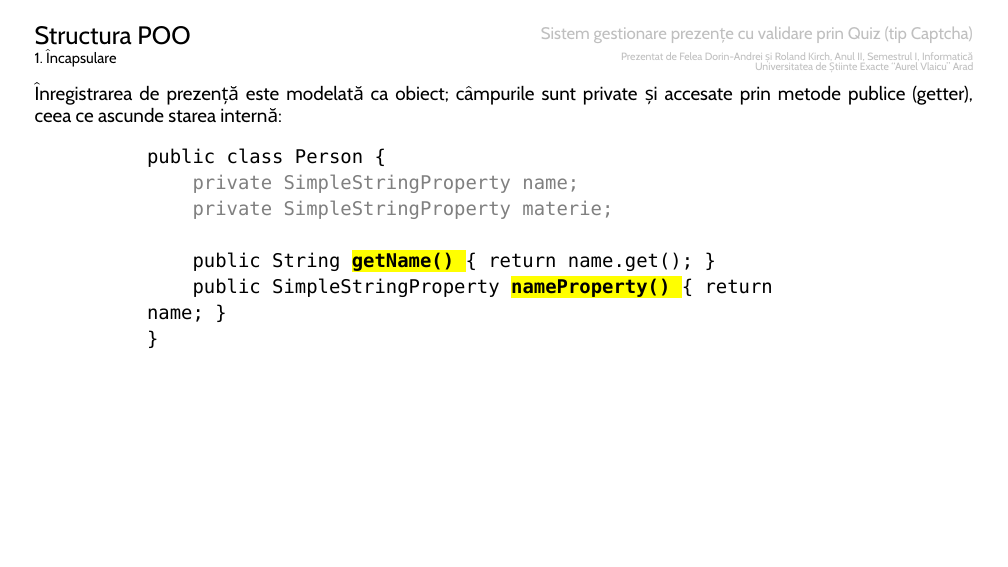
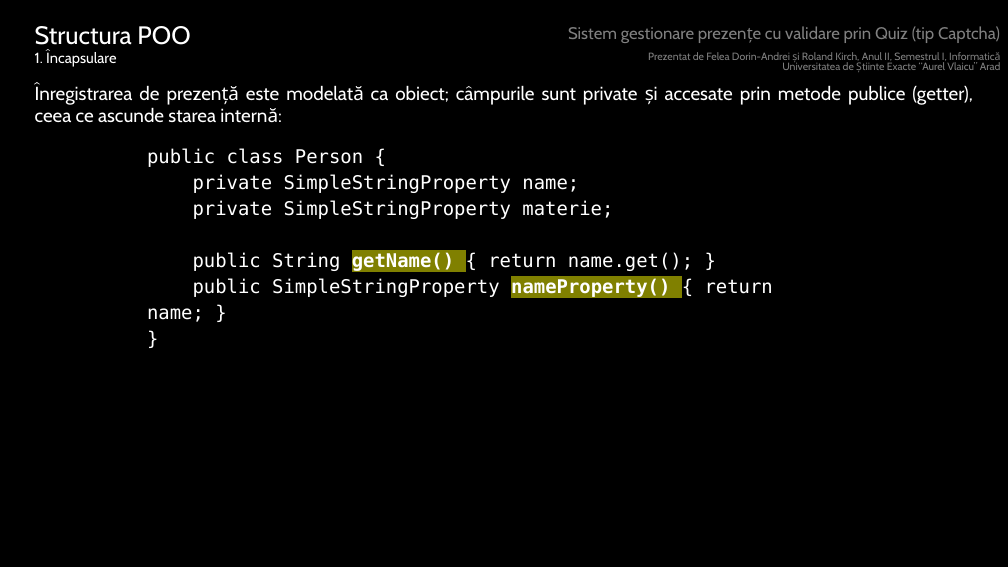
Before and after one commit to averageMelons/javaPrezentUI, a slide deck: slide 4 of ppt.pptx. Drawn at 1008x567 pixels with LibreOffice and Linux fonts; fonts in the diff are those of the drawing. Boxes give left, top, right and bottom in pixels: in the first picture for what was removed or moved away, otherwise in the second. Text is boxed around its words. In the diff, an @@ line names an element or a change of style, - is before the commit and + after.

```diff
--- a/ppt.pptx
+++ b/ppt.pptx
@@ background #FFFFFF to #000000 @@
@@ text "Structura POO" at box(35, 26, 190, 67): text colour #000000 to #FFFFFF @@
@@ title "Sistem gestionare prezențe cu validare ...": place and size @@
-title "Sistem gestionare prezențe cu validare ..." at box(541, 27, 973, 43)
+title "Sistem gestionare prezențe cu validare ..." at box(568, 26, 1000, 43)
@@ title "Sistem gestionare prezențe cu validare ..." at box(568, 26, 1000, 43): text colour #BFBFBF to #808080 @@
@@ subtitle "Prezentat de Felea Dorin-Andrei și ...": place and size @@
-subtitle "Prezentat de Felea Dorin-Andrei și ..." at box(621, 52, 974, 70)
+subtitle "Prezentat de Felea Dorin-Andrei și ..." at box(648, 52, 1001, 70)
@@ subtitle "Prezentat de Felea Dorin-Andrei și ..." at box(648, 52, 1001, 70): text colour #BFBFBF to #808080 @@
@@ text "Înregistrarea de prezență este modelată ..." at box(35, 84, 973, 123): text colour #000000 to #FFFFFF @@
@@ text "public class Person { private ..." at box(147, 148, 773, 322): text colour #000000 to #FFFFFF in "public class Person { public String getName() ..."; text colour #808080 to #FFFFFF in "private SimpleStringProperty name; private SimpleStringPrope ..."; highlight #FFFF00 to #808000 in "getName() nameProperty()" @@
```
Also in this commit, not shown: 9 other slides changed.
